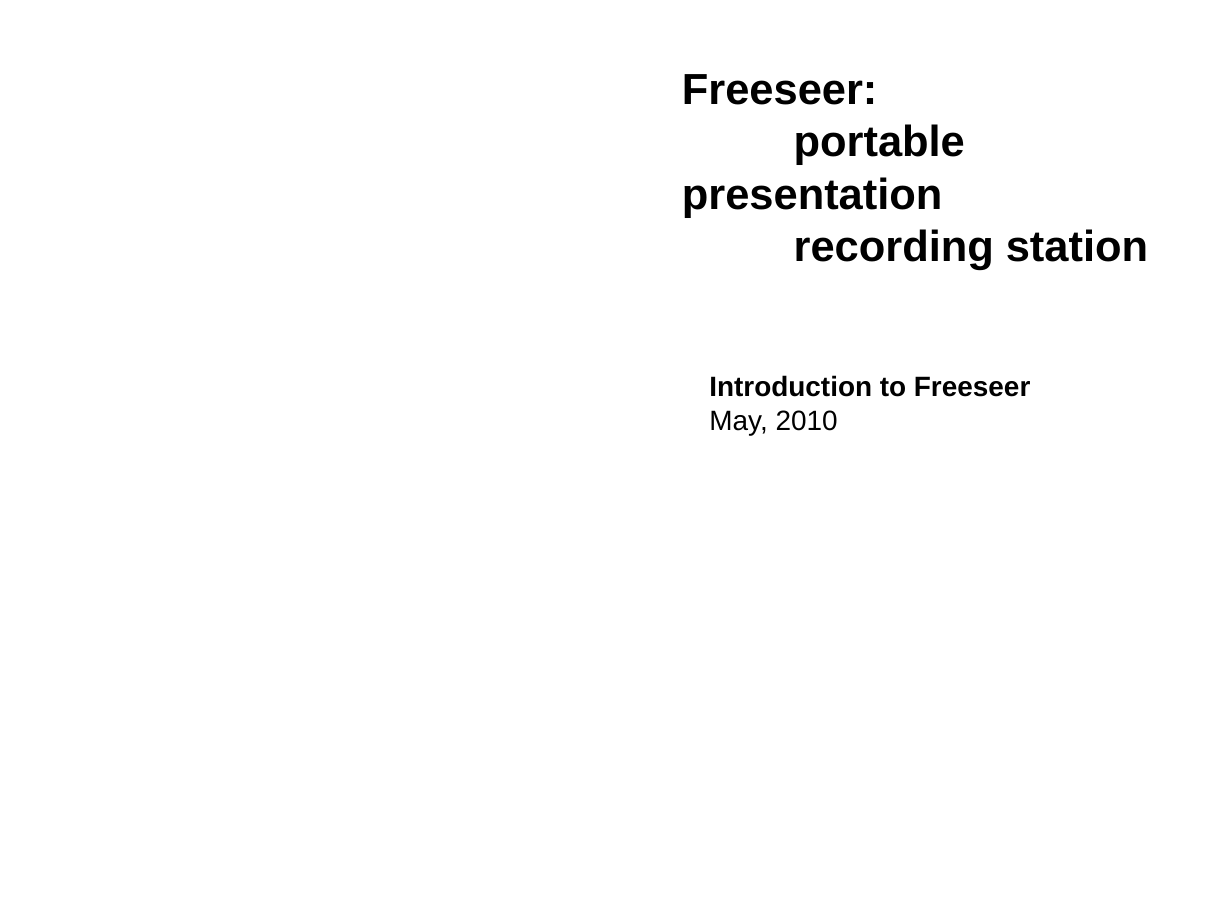
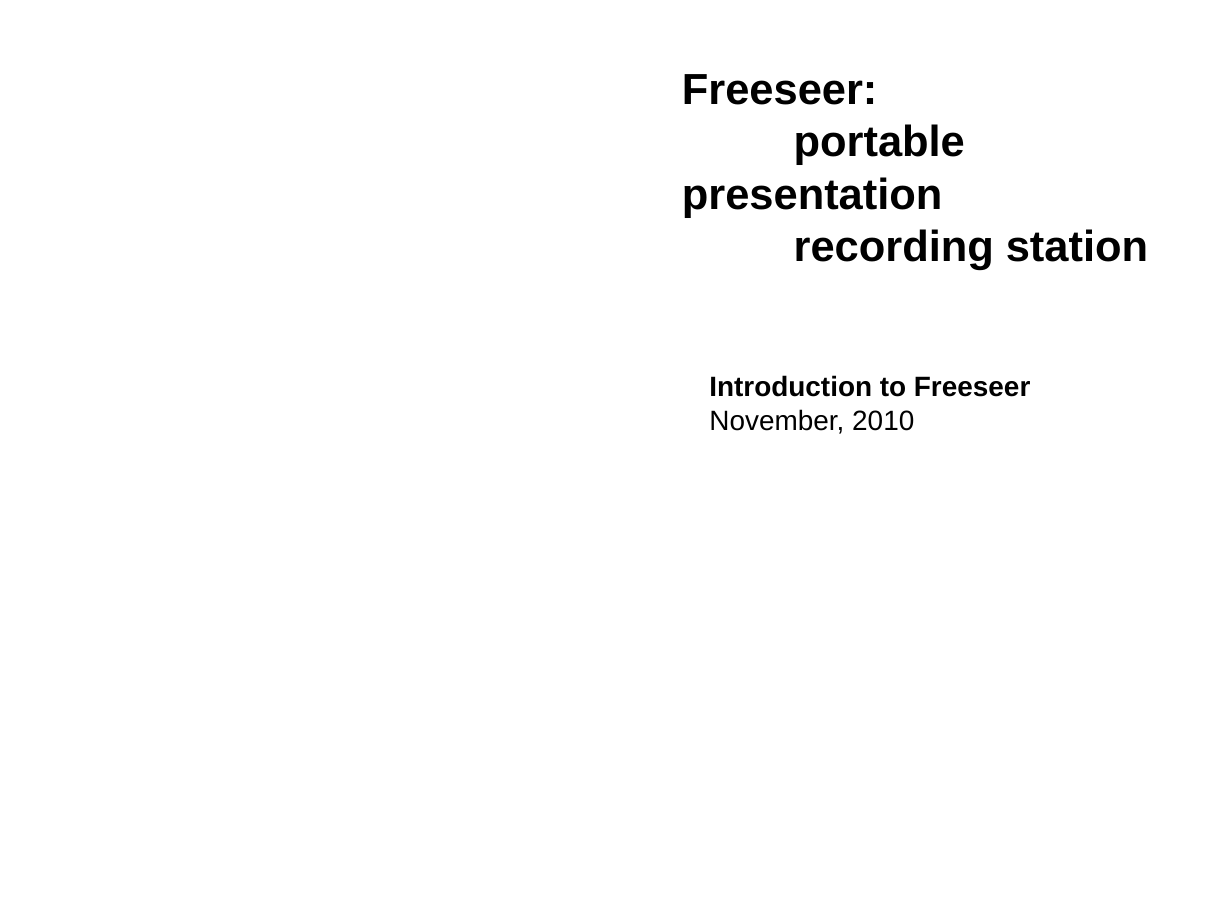
Before and after one commit to Freeseer/freeseer, a slide deck: slide 1 of docs/presentations/intro/freeseer_intro.odp. Drawn at 1232x924 pixels with LibreOffice and Linux fonts; fonts in the diff are those of the drawing; background and template pictures are left out. Boxes give left, top, right and bottom in pixels: in the first picture for what was removed or moved away, otherwise in the second. Text is boxed around its words. In the diff, an @@ line names an element or a change of style, - is before the commit and + after.

```diff
--- a/docs/presentations/intro/freeseer_intro.odp
+++ b/docs/presentations/intro/freeseer_intro.odp
@@ text at <box>709,409,914,434</box>: text changed @@
-May, 2010
+November, 2010
```
Also in this commit, not shown: 8 other slides changed, 4 slides added, 1 slide removed, 1 other file.
